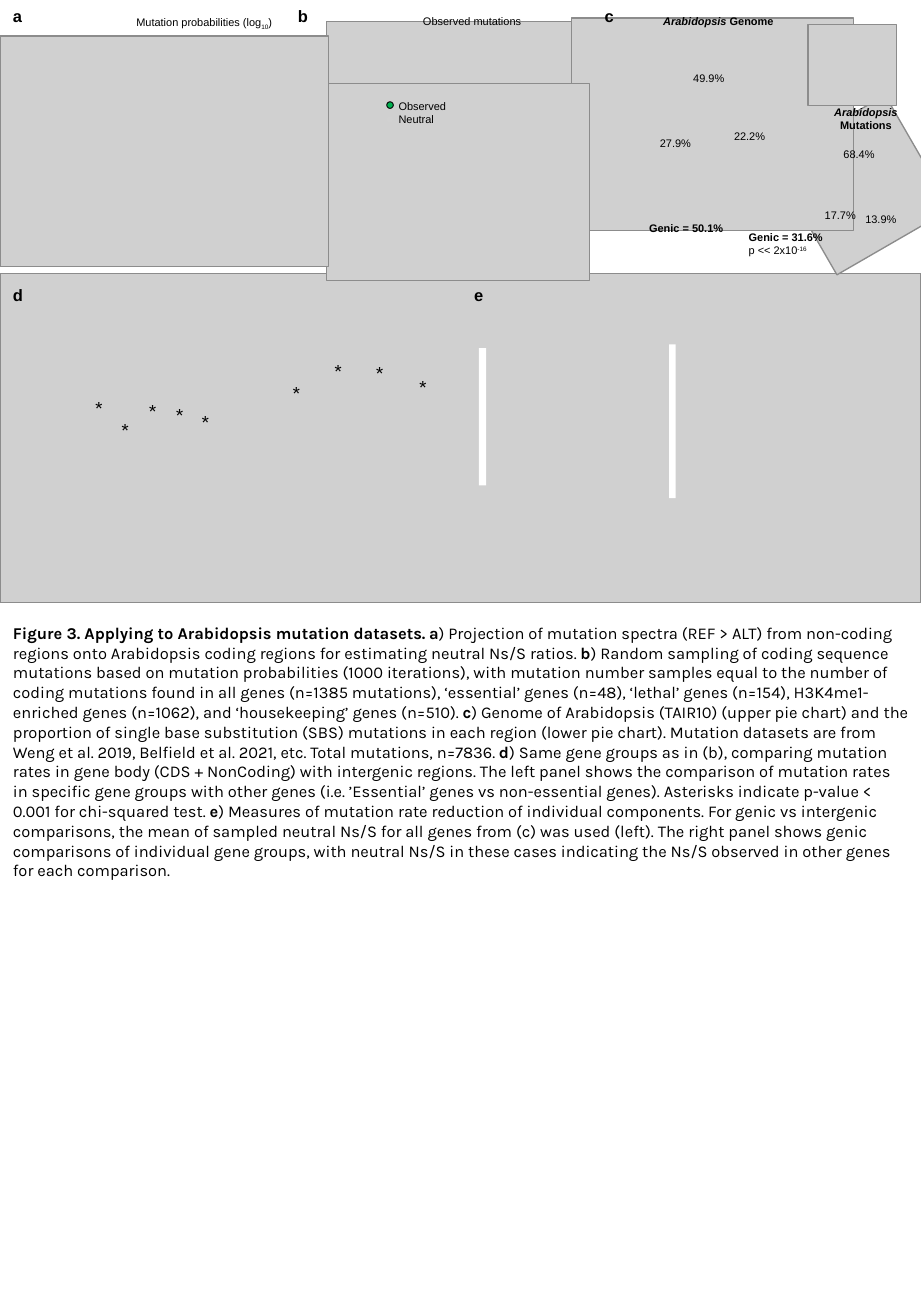
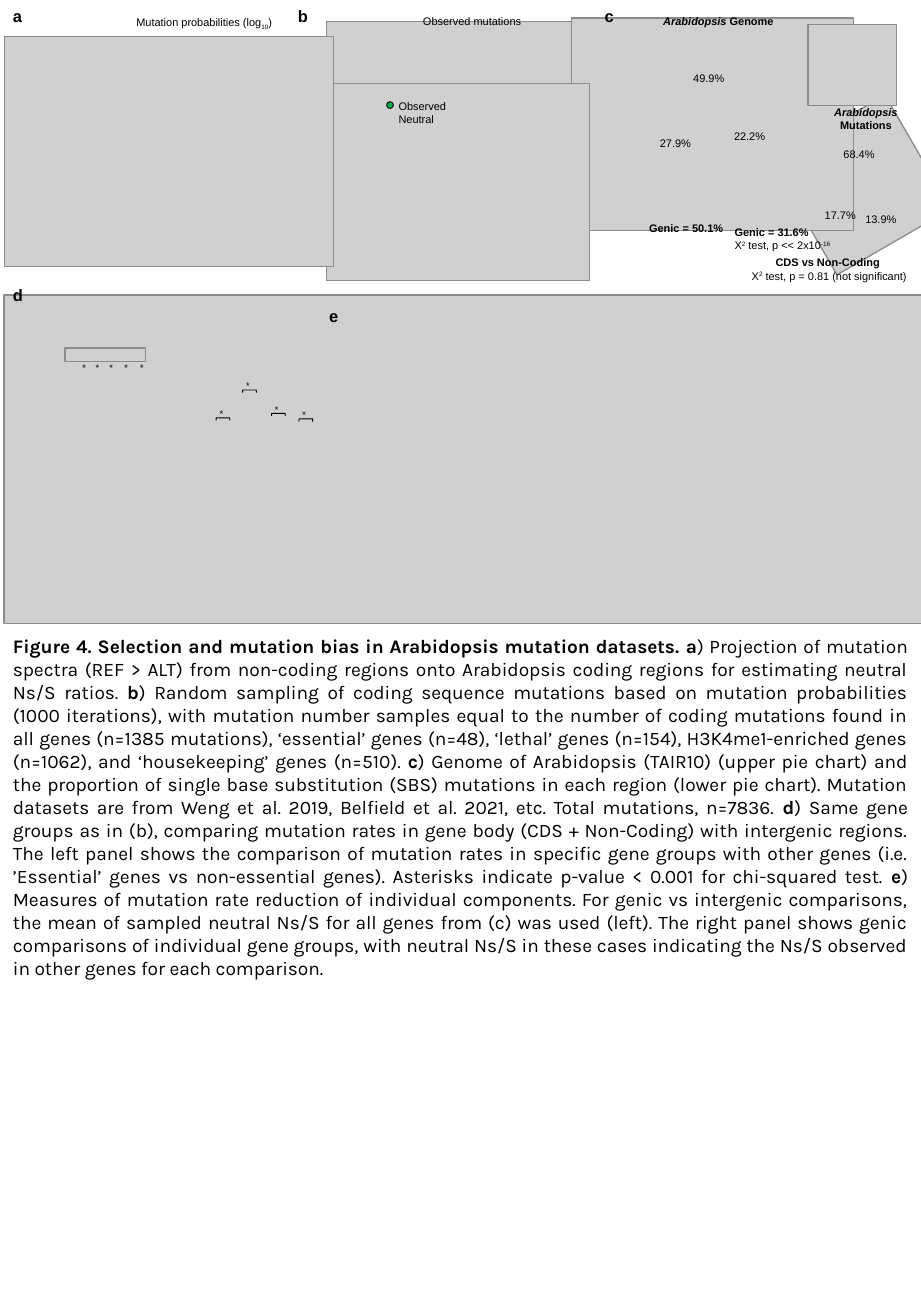
Before and after one commit to greymonroe/At_devel_sel, a slide deck: slide 4 of figures/Developmental_selection_figures.pptx. Drawn at 921x1316 pixels with LibreOffice and Linux fonts; fonts in the diff are those of the drawing; grey boxes stand for pictures. Boxes give left, top, right and bottom in pixels: in the first picture for what was removed or moved away, otherwise in the second. Text is boxed around its words. In the diff, an @@ line names an element or a change of style, - is before the commit and + after.

Commit message:
figures

```diff
--- a/figures/Developmental_selection_figures.pptx
+++ b/figures/Developmental_selection_figures.pptx
@@ picture: place and size @@
-picture at [0,36,329,266]
+picture at [4,37,333,267]
@@ text "Genic = 31.6%": place and size @@
-text "Genic = 31.6%" at [749,232,823,257]
+text "Genic = 31.6%" at [735,228,830,251]
@@ text at [748,241,830,251]: text changed @@
-p << 2x10-16
+X2 test, p << 2x10-16
@@ text added at [766,258,906,282], 6 pt, text #000000 @@
+CDS vs Non-Coding
+X2 test, p = 0.81 (not significant)
@@ picture: place and size @@
-picture at [0,274,921,603]
+picture at [4,295,921,624]
@@ text "e": place and size @@
-text "e" at [474,292,483,301]
+text "e" at [329,313,338,322]
@@ picture added at [64,347,145,361] @@
@@ text added at [70,354,95,380], 6 pt, text #000000 @@
+*
@@ text "*": place and size @@
-text "*" at [84,389,108,429]
+text "*" at [83,354,108,380]
@@ text added at [96,354,121,380], 6 pt, text #000000 @@
+*
@@ text "*": place and size @@
-text "*" at [111,412,134,451]
+text "*" at [112,354,137,380]
@@ text "*": place and size @@
-text "*" at [138,392,162,432]
+text "*" at [128,354,153,380]
@@ text removed at [364,354,388,393] @@
-*
@@ rectangle removed at [479,347,485,484] @@
@@ rectangle removed at [670,345,676,499] @@
@@ size 12 to 6 pt in 7 elements at [207,401,232,428], [289,403,314,429], [83,354,108,380], [128,354,153,380], [112,354,137,380], [262,396,287,422], [233,374,258,400] @@
@@ text "*": place and size @@
-text "*" at [164,396,188,436]
+text "*" at [233,374,258,400]
@@ text removed at [408,368,432,408] @@
-*
@@ text "*": place and size @@
-text "*" at [191,403,214,442]
+text "*" at [207,401,232,428]
@@ right bracket added at [215,418,230,420], outline #000000 0.5 pt @@
@@ right bracket added at [243,390,257,393], outline #000000 0.5 pt @@
@@ text "*": place and size @@
-text "*" at [324,351,347,391]
+text "*" at [262,396,287,422]
@@ right bracket added at [272,414,286,416], outline #000000 0.5 pt @@
@@ text "*": place and size @@
-text "*" at [282,375,305,414]
+text "*" at [289,403,314,429]
@@ right bracket added at [298,419,312,422], outline #000000 0.5 pt @@
@@ text at [13,639,908,980]: text changed; size 9 to 10.5 pt @@
-Figure 3. Applying to Arabidopsis mutation datasets. a) Projection of mutation spectra (REF > ALT) from non-coding regions onto Arabidopsis coding regions for estimating neutral Ns/S ratios. b) Random sampling of coding sequence mutations based on mutation probabilities (1000 iterations), with mutation number samples equal to the number of coding mutations found in all genes (n=1385 mutations), ‘essential’ genes (n=48), ‘lethal’ genes (n=154), H3K4me1-enriched genes (n=1062), and ‘housekeeping’ genes (n=510). c) Genome of Arabidopsis (TAIR10) (upper pie chart) and the proportion of single base substitution (SBS) mutations in each region (lower pie chart). Mutation datasets are from Weng et al. 2019, Belfield et al. 2021, etc. Total mutations, n=7836. d) Same gene groups as in (b), comparing mutation rates in gene body (CDS + NonCoding) with intergenic regions. The left panel shows the comparison of mutation rates in specific gene groups with other genes (i.e. ’Essential’ genes vs non-essential genes). Asterisks indicate p-value < 0.001 for chi-squared test. e) Measures of mutation rate reduction of individual components. For genic vs intergenic comparisons, the mean of sampled neutral Ns/S for all genes from (c) was used (left). The right panel shows genic comparisons of individual gene groups, with neutral Ns/S in these cases indicating the Ns/S observed in other genes for each comparison.
+Figure 4. Selection and mutation bias in Arabidopsis mutation datasets. a) Projection of mutation spectra (REF > ALT) from non-coding regions onto Arabidopsis coding regions for estimating neutral Ns/S ratios. b) Random sampling of coding sequence mutations based on mutation probabilities (1000 iterations), with mutation number samples equal to the number of coding mutations found in all genes (n=1385 mutations), ‘essential’ genes (n=48), ‘lethal’ genes (n=154), H3K4me1-enriched genes (n=1062), and ‘housekeeping’ genes (n=510). c) Genome of Arabidopsis (TAIR10) (upper pie chart) and the proportion of single base substitution (SBS) mutations in each region (lower pie chart). Mutation datasets are from Weng et al. 2019, Belfield et al. 2021, etc. Total mutations, n=7836. d) Same gene groups as in (b), comparing mutation rates in gene body (CDS + Non-Coding) with intergenic regions. The left panel shows the comparison of mutation rates in specific gene groups with other genes (i.e. ’Essential’ genes vs non-essential genes). Asterisks indicate p-value < 0.001 for chi-squared test. e) Measures of mutation rate reduction of individual components. For genic vs intergenic comparisons, the mean of sampled neutral Ns/S for all genes from (c) was used (left). The right panel shows genic comparisons of individual gene groups, with neutral Ns/S in these cases indicating the Ns/S observed in other genes for each comparison.
```
Also in this commit, not shown: 2 other slides changed, 1 slide added, 1 slide removed, 3 other files.
